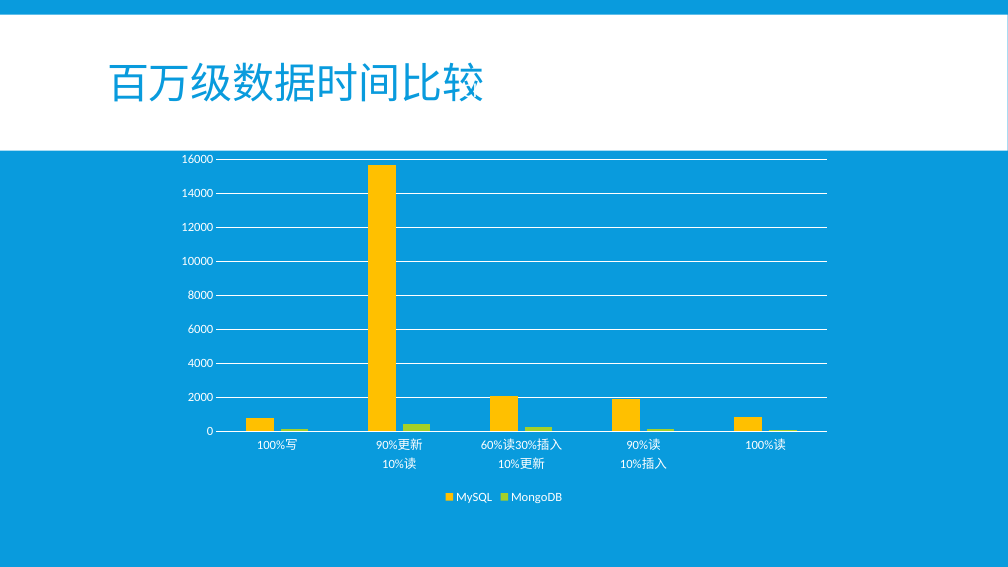
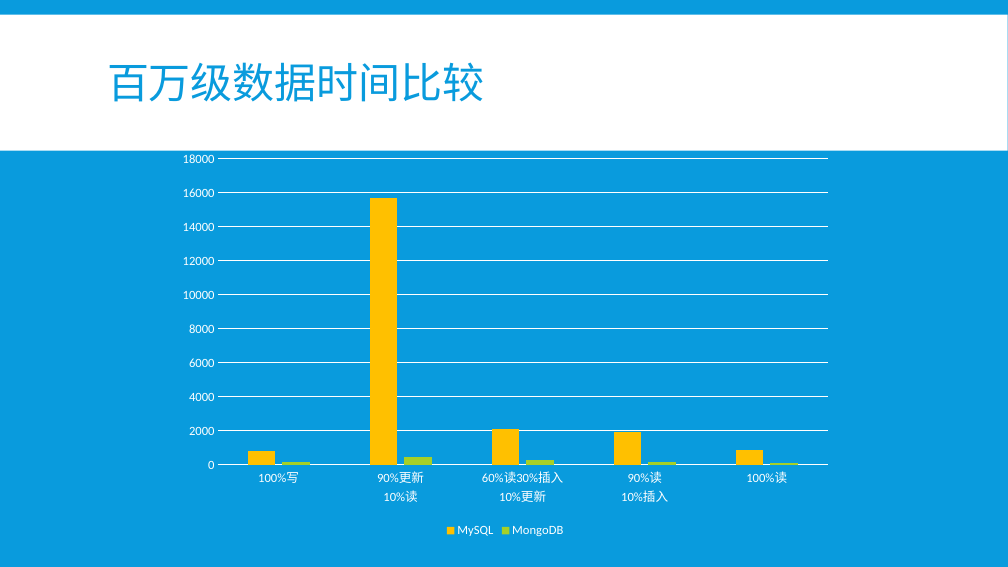
Before and after one commit to b4ubles/PCBNS, a slide deck: slide 17 of doc/NoSQL vs SQL.pptx (slide 15 before the commit). Drawn at 1008x567 pixels with LibreOffice and Linux fonts; fonts in the diff are those of the drawing. Boxes give left, top, right and bottom in pixels: in the first picture for what was removed or moved away, otherwise in the second. Text is boxed around its words. In the diff, an @@ line names an element or a change of style, - is before the commit and + after.

```diff
--- a/doc/NoSQL vs SQL.pptx
+++ b/doc/NoSQL vs SQL.pptx
@@ column chart: place and size @@
-column chart at [168,60,840,508]
+column chart at [169,93,842,541]
```
Also in this commit, not shown: 13 other slides changed, 6 slides added, 5 slides removed.
